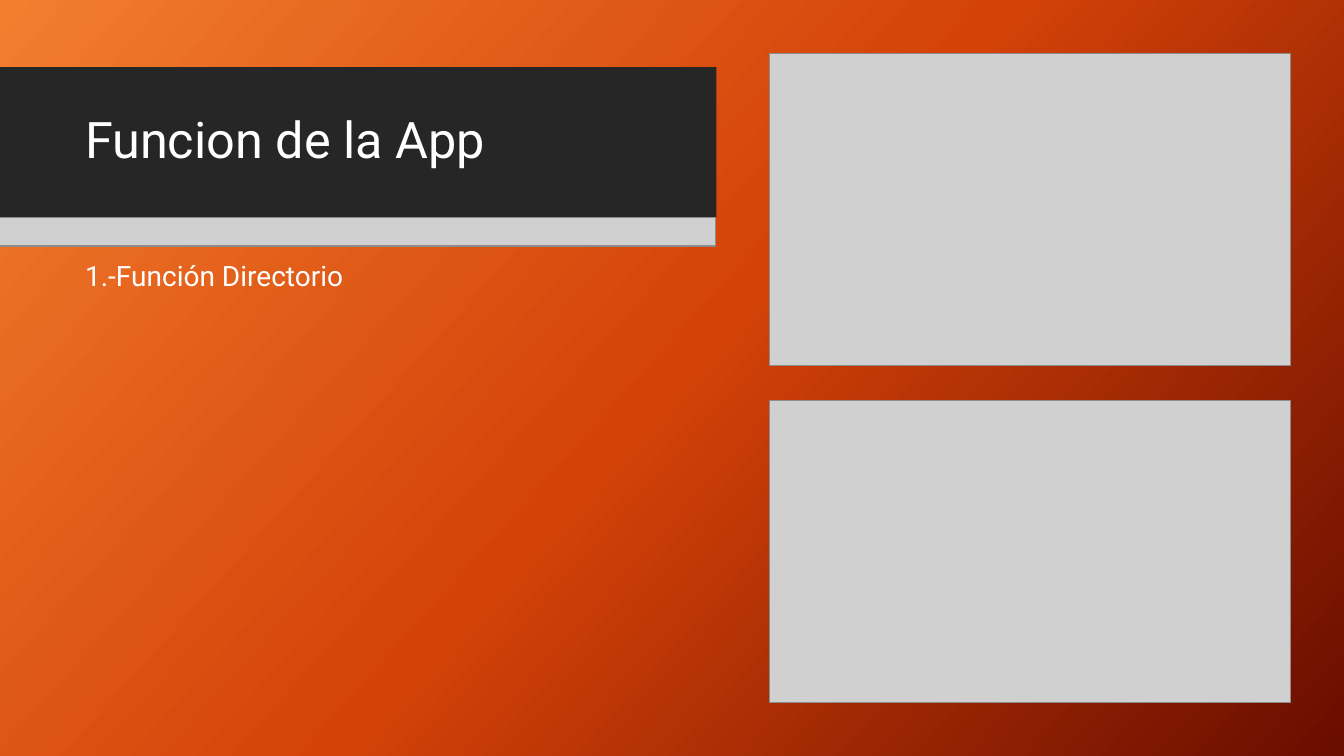
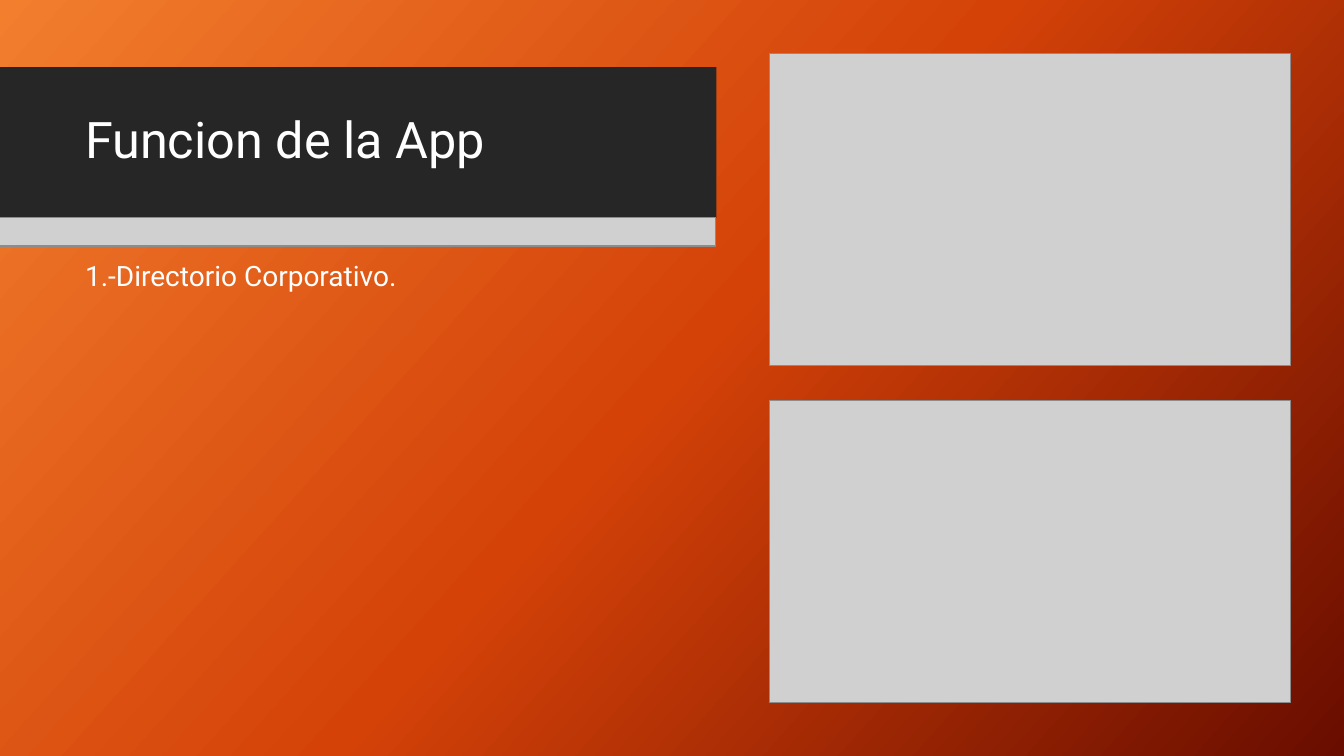
Before and after one commit to eddieware/Ppt_Cloud_Functions, a slide deck: slide 6 of Cloud_functions.pptx. Drawn at 1344x756 pixels with LibreOffice and Linux fonts; fonts in the diff are those of the drawing; grey boxes stand for pictures; background and template pictures are left out. Boxes give left, top, right and bottom in pixels: in the first picture for what was removed or moved away, otherwise in the second. Text is boxed around its words. In the diff, an @@ line names an element or a change of style, - is before the commit and + after.

```diff
--- a/Cloud_functions.pptx
+++ b/Cloud_functions.pptx
@@ text at (85, 265, 396, 292): text changed @@
-1.-Función Directorio
+1.-Directorio Corporativo.
```
Also in this commit, not shown: 4 other slides changed.
